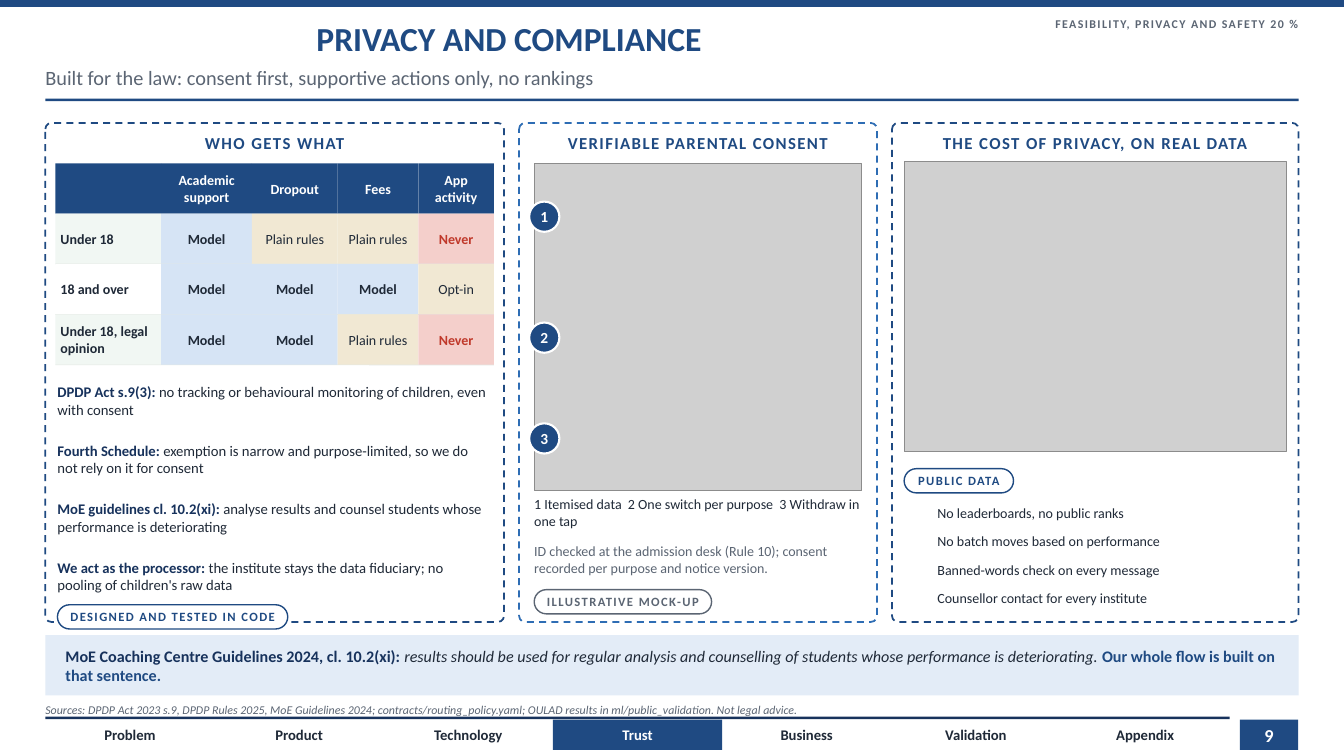
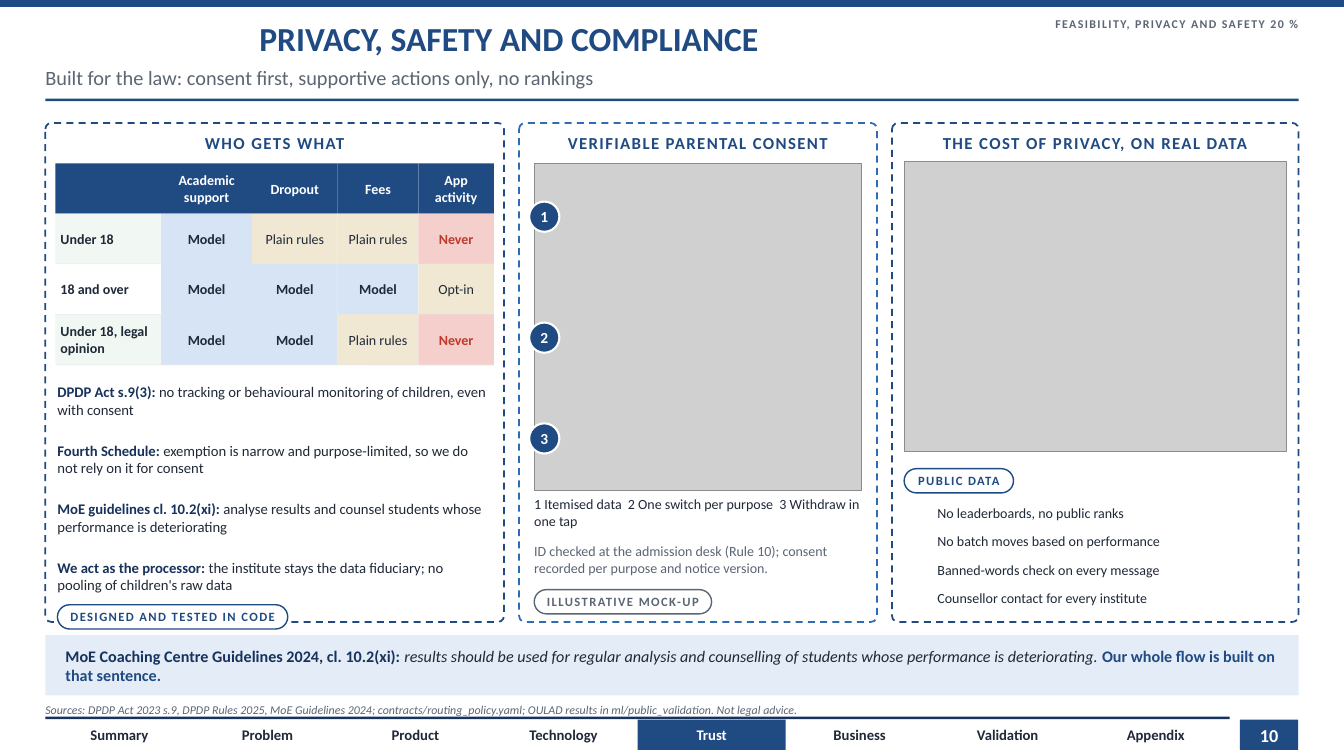
Before and after one commit to AdityaKuranjekar/institute-intelligence-platform, a slide deck: slide 10 of slides/AlphaQ_CaseB_Round1.pptx (slide 9 before the commit). Drawn at 1344x756 pixels with LibreOffice and Linux fonts; fonts in the diff are those of the drawing; grey boxes stand for pictures; background and template pictures are left out. Boxes give left, top, right and bottom in pixels: in the first picture for what was removed or moved away, otherwise in the second. Text is boxed around its words. In the diff, an @@ line names an element or a change of style, - is before the commit and + after.

```diff
--- a/slides/AlphaQ_CaseB_Round1.pptx
+++ b/slides/AlphaQ_CaseB_Round1.pptx
@@ title at [259, 29, 758, 56]: text changed @@
-PRIVACY AND COMPLIANCE
+PRIVACY, SAFETY AND COMPLIANCE
@@ text added at [90, 730, 148, 743], 10.5 pt, text #1F2937, bold @@
+Summary
@@ text "Problem": place and size @@
-text "Problem" at [104, 729, 155, 740]
+text "Problem" at [242, 729, 293, 740]
@@ text "Product": place and size @@
-text "Product" at [275, 729, 322, 740]
+text "Product" at [392, 729, 439, 740]
@@ text "Technology": place and size @@
-text "Technology" at [434, 729, 502, 743]
+text "Technology" at [529, 729, 597, 743]
@@ text "Trust": place and size @@
-text "Trust" at [622, 730, 652, 740]
+text "Trust" at [697, 730, 727, 740]
@@ rectangle: place and size @@
-rectangle at [554, 720, 723, 750]
+rectangle at [638, 720, 786, 750]
@@ text "Business": place and size @@
-text "Business" at [781, 730, 833, 740]
+text "Business" at [833, 730, 885, 740]
@@ text "Validation": place and size @@
-text "Validation" at [945, 729, 1006, 740]
+text "Validation" at [977, 729, 1038, 740]
@@ text "Appendix": place and size @@
-text "Appendix" at [1116, 729, 1174, 743]
+text "Appendix" at [1127, 729, 1185, 743]
@@ page number at [1260, 730, 1278, 742]: text changed @@
-9
+10
```
Also in this commit, not shown: 13 other slides changed, 6 slides added, 2 slides removed, 47 other files.
